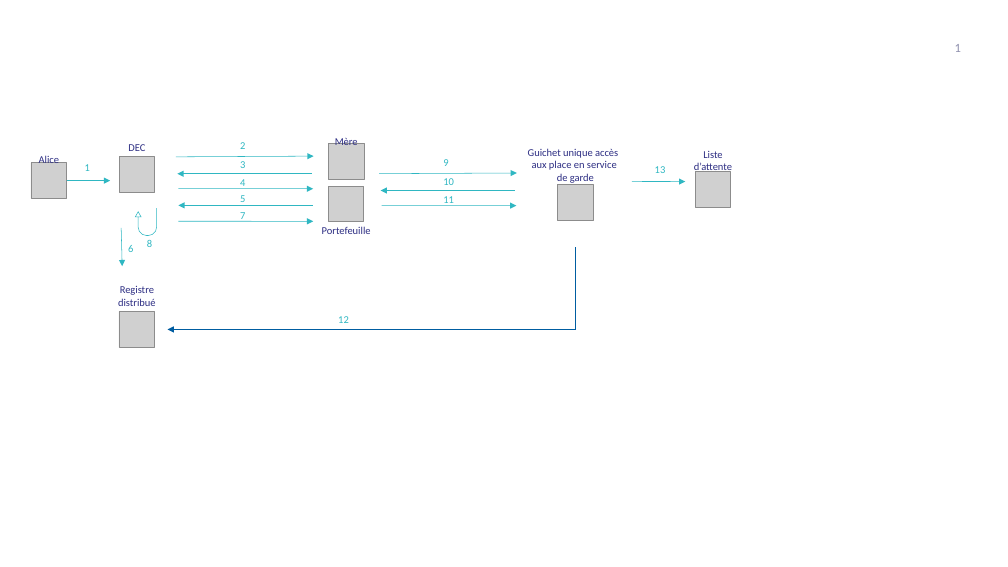
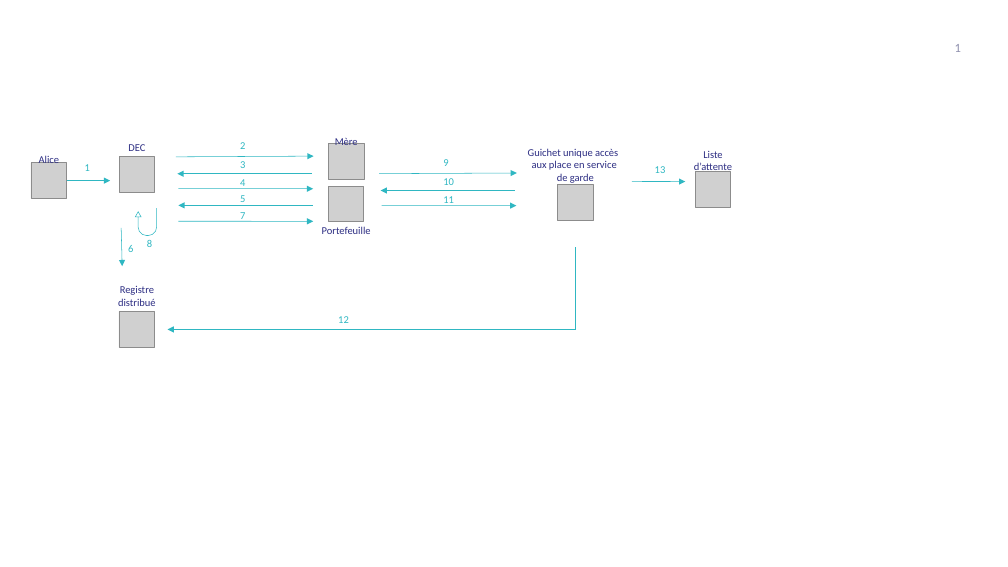
Before and after one commit to CatherineDufour/Demo1, a slide deck: slide 1 of doc/Schema-delegation.pptx. Drawn at 1008x567 pixels with LibreOffice and Linux fonts; fonts in the diff are those of the drawing; grey boxes stand for pictures; background and template pictures are left out. Boxes give left, top, right and bottom in pixels: in the first picture for what was removed or moved away, otherwise in the second. Text is boxed around its words. In the diff, an @@ line names an element or a change of style, - is before the commit and + after.

Commit message:
Update color of arrow 12

```diff
--- a/doc/Schema-delegation.pptx
+++ b/doc/Schema-delegation.pptx
@@ elbow arrow (575, 247) - (168, 330): stroke #005DA1 0.5 pt to #2FB7C2 0.5 pt @@
```
